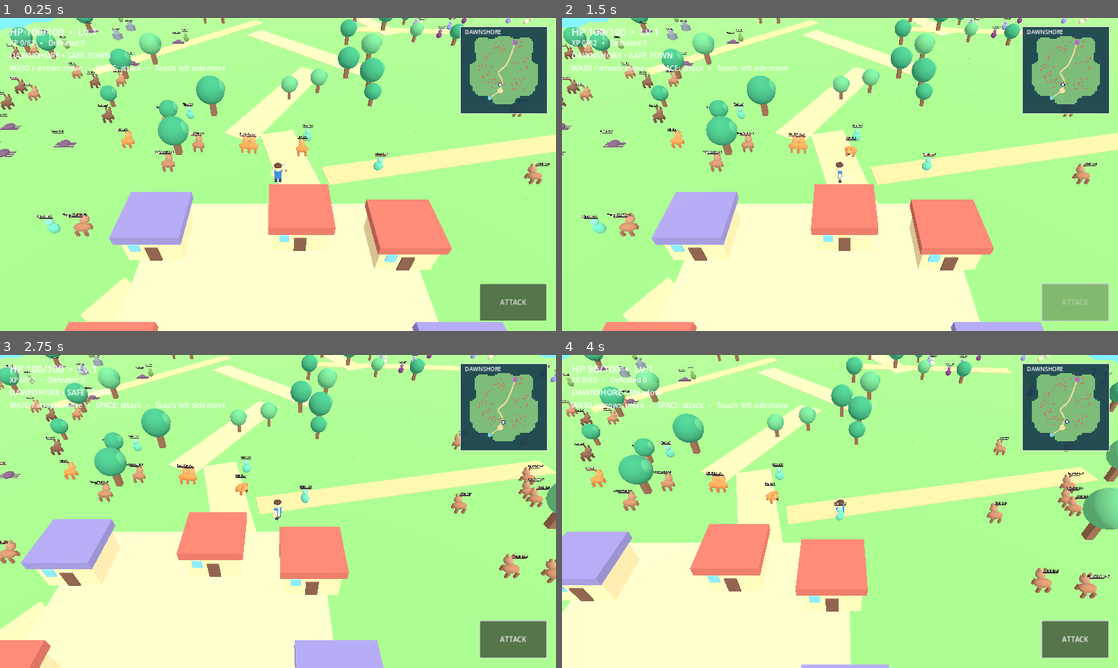
Above: before the commit, frames 1-4 (two rows, left to right).
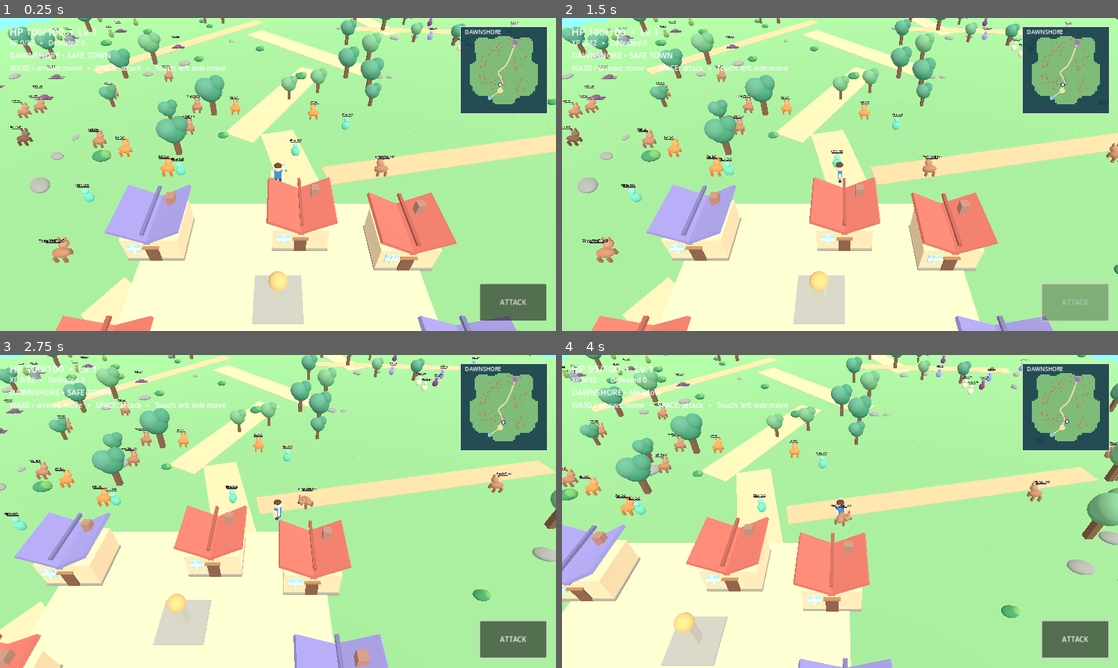
Above: after the commit, the same moments.

Repository: j49907660-stack/Pocket-Realms
Game: Godot game, scene res://scenes/world.tscn
The game is run twice, just before and just after one commit, with the same random seed, the same clock (stepped at 60 frames per second) and the same inputs.
Inputs (mouse positions are in pixels of both pictures, inside the frame that each line leads up to):
- Up to frame 1 (0.25 s): no input
- Up to frame 2 (1.5 s): click "ATTACK" at 0.5 s; tap Enter at 1.25 s; move the mouse to (962, 158) at 1.27 s; hold Right (ui_right) from 1.28 s (still down); click (962, 158) at 1.42 s
- Up to frame 3 (2.75 s): tap Space at 1.52 s; release Right (ui_right) at 2 s; drag from (166, 527) to (250, 574) at 2.02 s
- Up to frame 4 (4 s): move the mouse to (895, 442) at 2.77 s; hold Right (ui_right) 2.78-3.5 s; drag from (812, 574) to (673, 464) at 3.52 s

The runs differ from the first frame. In frame 1, 12% of the frame differs, in the area x 0-100%, y 0-100%; in frame 2, 12%; in frame 3, 12%; in frame 4, 12%.

Commit message:
Update world.gd

Diff:
--- a/scripts/world.gd
+++ b/scripts/world.gd
@@ -114,15 +114,40 @@
 		segment.rotation.y = -atan2(b.x - a.x, b.y - a.y)
 
 func _tree(x: float, z: float, size: float) -> void:
-	_box(self, Vector3(0.6 * size, 2.3 * size, 0.6 * size), Vector3(x, 1.15 * size, z), Color("876044"))
-	_ball(self, 1.5 * size, Vector3(x, 3.0 * size, z), Color("399e6e") if rng.randf() > 0.5 else Color("61b678"))
-	_ball(self, 0.9 * size, Vector3(x + 0.7 * size, 3.25 * size, z), Color("4fac76"))
+	# Layered canopies make trees readable from the elevated camera.
+	var trunk := Color("75553d")
+	var foliage := Color("3e8963") if rng.randf() > 0.5 else Color("5b9b65")
+	_box(self, Vector3(0.54 * size, 2.6 * size, 0.54 * size), Vector3(x, 1.3 * size, z), trunk)
+	_ball(self, 1.20 * size, Vector3(x, 2.8 * size, z), foliage, Vector3(1.0, 0.85, 1.0))
+	_ball(self, 1.05 * size, Vector3(x - 0.48 * size, 3.4 * size, z + 0.3 * size), foliage.lightened(0.13))
+	_ball(self, 0.87 * size, Vector3(x + 0.62 * size, 3.6 * size, z - 0.3 * size), foliage.lightened(0.07))
+
+func _roof(x: float, z: float, tint: Color) -> void:
+	# Two pitched roof slopes instead of a flat colored box.
+	for side in [-1.0, 1.0]:
+		var slope := _box(self, Vector3(3.55, 0.30, 5.3), Vector3(x + side * 1.32, 3.82, z), tint)
+		slope.rotation.z = side * 0.48
+	_box(self, Vector3(0.28, 0.28, 5.5), Vector3(x, 4.43, z), tint.darkened(0.17))
 
 func _house(x: float, z: float, color: Color) -> void:
-	_box(self, Vector3(5.0, 3.0, 4.6), Vector3(x, 1.5, z), Color("f0d6a0"))
-	_box(self, Vector3(5.7, 0.9, 5.3), Vector3(x, 3.4, z), color)
-	_box(self, Vector3(1.1, 2.0, 0.13), Vector3(x, 1.0, z + 2.36), Color("78513e"))
-	_box(self, Vector3(0.9, 0.9, 0.14), Vector3(x - 1.45, 2.0, z + 2.36), Color("77c8dd"))
+	_box(self, Vector3(5.0, 3.0, 4.6), Vector3(x, 1.5, z), Color("e3c99d"))
+	_box(self, Vector3(5.1, 0.35, 4.8), Vector3(x, 0.2, z), Color("9d9783"))
+	_roof(x, z, color)
+	_box(self, Vector3(1.1, 2.0, 0.13), Vector3(x, 1.0, z + 2.36), Color("79513c"))
+	_box(self, Vector3(1.4, 0.15, 0.26), Vector3(x, 2.08, z + 2.42), Color("a7794c"))
+	_box(self, Vector3(1.02, 1.02, 0.15), Vector3(x - 1.48, 2.0, z + 2.36), Color("9ed3dc"))
+	_box(self, Vector3(0.13, 1.13, 0.21), Vector3(x - 1.48, 2.0, z + 2.47), Color("eee2c2"))
+	_box(self, Vector3(1.13, 0.13, 0.21), Vector3(x - 1.48, 2.0, z + 2.47), Color("eee2c2"))
+	# Chimney.
+	_box(self, Vector3(0.72, 1.35, 0.72), Vector3(x + 1.4, 4.24, z - 1.2), Color("a87967"))
+
+func _rock(x: float, z: float, size: float) -> void:
+	var rock := _ball(self, size, Vector3(x, 0.23 * size, z), Color("91958b"), Vector3(1.25, 0.48, 0.85))
+	rock.rotation.y = rng.randf_range(-1.5, 1.5)
+
+func _bush(x: float, z: float, size: float) -> void:
+	_ball(self, size, Vector3(x, size * 0.55, z), Color("3e8c59"), Vector3(1.25, 0.65, 1.0))
+	_ball(self, size * 0.7, Vector3(x + size * 0.6, size * 0.7, z), Color("69a75b"))
 
 func _inside_island(x: float, z: float) -> bool:
 	var u := x / 85.0
@@ -132,7 +157,7 @@
 
 func _build_world() -> void:
 	# A procedurally assembled island made from square ground cells, with an irregular coastline.
-	_box(self, Vector3(200, 0.25, 200), Vector3(0, -0.6, 0), Color("5aaed0"))
+	_box(self, Vector3(200, 0.25, 200), Vector3(0, -0.6, 0), Color("69b6cf"))
 	# Draw all grass cells in a single MultiMesh draw call instead of ~1500 separate materials/meshes.
 	var cells: Array[Vector3] = []
 	for ix in range(-22, 23):
@@ -151,16 +176,16 @@
 		grass_instances.set_instance_transform(i, Transform3D(Basis.IDENTITY, cells[i]))
 	var grass_node := MultiMeshInstance3D.new()
 	grass_node.multimesh = grass_instances
-	grass_node.material_override = _mat(Color("83c96e"))
+	grass_node.material_override = _mat(Color("81b878"))
 	add_child(grass_node)
 	# Routes connect the town to the far end of the island.
-	_path(road_points, 4.6, Color("e8ce93"))
-	_path([TOWN, Vector2(-23, 59), PORT], 4.0, Color("e8ce93"))
-	_path([Vector2(-14, 6), Vector2(-42, -22)], 3.1, Color("d9be85"))
-	_path([Vector2(-3, 26), Vector2(36, 34)], 3.1, Color("d9be85"))
-	_path([Vector2(7, -14), Vector2(41, -17)], 3.1, Color("d9be85"))
+	_path(road_points, 4.6, Color("d7bf91"))
+	_path([TOWN, Vector2(-23, 59), PORT], 4.0, Color("d7bf91"))
+	_path([Vector2(-14, 6), Vector2(-42, -22)], 3.1, Color("c9b184"))
+	_path([Vector2(-3, 26), Vector2(36, 34)], 3.1, Color("c9b184"))
+	_path([Vector2(7, -14), Vector2(41, -17)], 3.1, Color("c9b184"))
 	# One town and one port.
-	_box(self, Vector3(25, 0.09, 21), Vector3(TOWN.x, 0.07, TOWN.y), Color("e4ce9f"))
+	_box(self, Vector3(25, 0.09, 21), Vector3(TOWN.x, 0.07, TOWN.y), Color("d8c6a2"))
 	for house in [Vector2(-20, 43), Vector2(-7, 42), Vector2(2, 44), Vector2(-20, 55), Vector2(-8, 58), Vector2(3, 55)]:
 		_house(house.x, house.y, Color("c96858") if rng.randf() > 0.5 else Color("8b83bd"))
 	_box(self, Vector3(12, 0.4, 7), Vector3(PORT.x, 0.0, PORT.y), Color("8c6645"))
@@ -181,6 +206,26 @@
 			if Vector2(x, z).distance_to(point) < 7.0: near_road = true
 		if near_road: continue
 		_tree(x, z, rng.randf_range(0.7, 1.4))
+	# Small environmental details, away from the main town and the road.
+	for i in range(100):
+		var x := rng.randf_range(-77.0, 77.0)
+		var z := rng.randf_range(-77.0, 77.0)
+		if not _inside_island(x, z): continue
+		if Vector2(x, z).distance_to(TOWN) < 18.0: continue
+		if rng.randf() < 0.42:
+			_rock(x, z, rng.randf_range(0.4, 1.2))
+		else:
+			_bush(x, z, rng.randf_range(0.4, 0.95))
+	# Town square and a recognizable central landmark.
+	_box(self, Vector3(4.0, 0.25, 4.0), Vector3(TOWN.x, 0.16, TOWN.y), Color("a7a69a"))
+	_box(self, Vector3(0.85, 2.6, 0.85), Vector3(TOWN.x, 1.5, TOWN.y), Color("b6b4a2"))
+	_ball(self, 0.72, Vector3(TOWN.x, 3.05, TOWN.y), Color("d8b36d"))
+	# A few stone fragments around the dungeon entrance.
+	for j in range(12):
+		var theta := float(j) * TAU / 12.0
+		var px := DUNGEON.x + cos(theta) * 10.5
+		var pz := DUNGEON.y + sin(theta) * 10.5
+		if _inside_island(px, pz): _rock(px, pz, rng.randf_range(0.7, 1.5))
 	player = CharacterBody3D.new()
 	player.set_script(PlayerScript)
 	player.position = Vector3(TOWN.x, 0.1, TOWN.y - 14)
@@ -208,7 +253,7 @@
 	var env := WorldEnvironment.new()
 	var e := Environment.new()
 	e.background_mode = Environment.BG_COLOR
-	e.background_color = Color("a6d9ed")
+	e.background_color = Color("a8d6e5")
 	e.ambient_light_source = Environment.AMBIENT_SOURCE_COLOR
 	e.ambient_light_color = Color.WHITE
 	e.ambient_light_energy = 0.8
